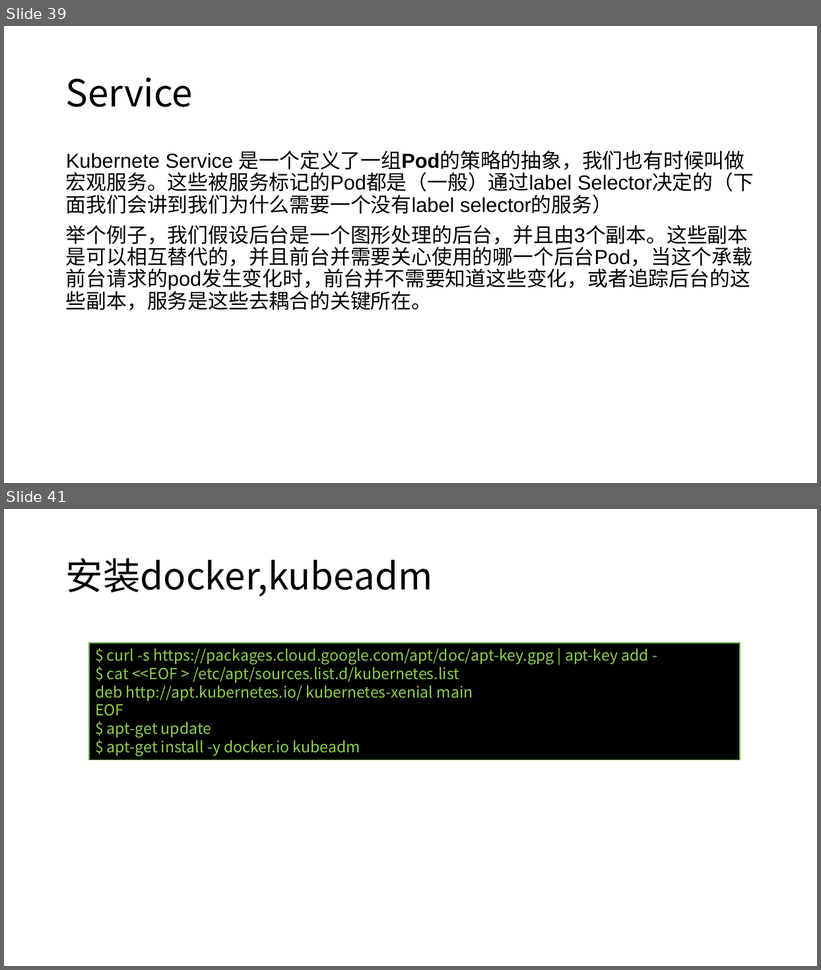
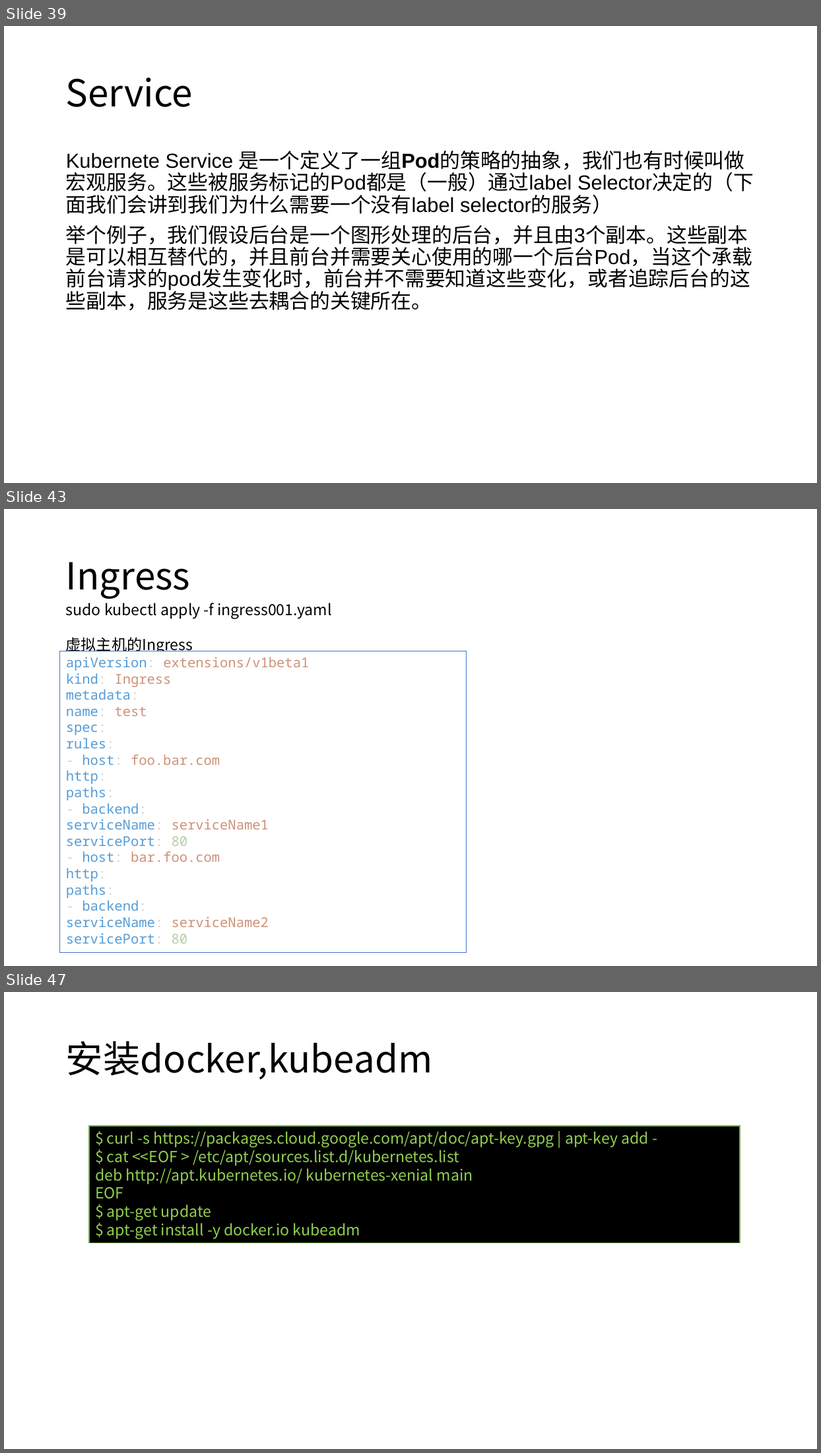
Before and after one commit to axzxs2001/Asp.NetCoreExperiment, a slide deck: Asp.NetCoreExperiment/kubernetes/kubernetes.pptx. Shown one above the other, each under a label of ours: slides 39 and 41 before the commit, slides 39, 43 and 47 after it; the slides between them are not shown. The pictures are 821x970 and 821x1453 pixels, drawn with LibreOffice and Linux fonts; fonts in the diff are those of the drawing; background and template pictures are left out. Boxes give left, top, right and bottom in pixels: in the first picture for what was removed or moved away, otherwise in the second. Text is boxed around its words. In the diff, an @@ line names an element or a change of style, - is before the commit and + after.

```diff
--- a/Asp.NetCoreExperiment/kubernetes/kubernetes.pptx
+++ b/Asp.NetCoreExperiment/kubernetes/kubernetes.pptx
@@ slide 43 added at [4, 509, 817, 966], background #FFFFFF @@
@@ title added at [66, 562, 190, 599], 44 pt, text #000000 @@
+Ingress
@@ text added at [66, 603, 332, 619], 18 pt, text #000000 @@
+sudo kubectl apply -f ingress001.yaml
@@ text added at [66, 637, 193, 652], 18 pt, text #000000 @@
+虚拟主机的Ingress
@@ rectangle added at [60, 651, 467, 953], fill #FFFFFF, outline #4472C4 1 pt, 16 pt, text #569CD6 @@
+apiVersion: extensions/v1beta1
+kind: Ingress
+metadata:
+name: test
+spec:
+rules:
+- host: foo.bar.com
+http:
+paths:
+- backend:
+serviceName: serviceName1
+servicePort: 80
+- host: bar.foo.com
+http:
+paths:
+- backend:
+serviceName: serviceName2
+servicePort: 80
@@ what was slide 41 is now slide 47 @@
```
Also in this commit, not shown: 1 slide changed, 5 other slides added.
